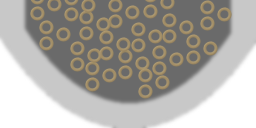
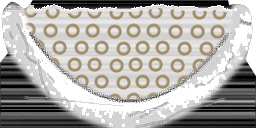
Two versions of the same layered image (w=256, h=128). Layer-by-layer changes:
removed layer "Pasted Layer copy #14" over [138, 68, 170, 99]
removed layer "Pasted Layer copy #13" over [131, 22, 163, 53]
removed layer "Pasted Layer copy #12" over [30, 0, 62, 21]
removed layer "Pasted Layer copy #11" over [64, 0, 96, 22]
removed layer "Pasted Layer copy #10" over [143, 0, 175, 19]
removed layer "Pasted Layer copy #9" over [99, 30, 131, 61]
removed layer "Pasted Layer copy #8" over [200, 0, 232, 31]
removed layer "Pasted Layer copy #7" over [79, 10, 111, 41]
removed layer "Pasted Layer copy #6" over [70, 41, 102, 72]
removed layer "Pasted Layer copy #5" over [162, 13, 194, 44]
removed layer "Pasted Layer copy #4" over [108, 0, 140, 29]
removed layer "Pasted Layer copy #3" over [152, 45, 184, 76]
removed layer "Pasted Layer copy #2" over [39, 20, 71, 51]
removed layer "Pasted Layer copy #1" over [186, 34, 218, 65]
removed layer "Pasted Layer copy" over [85, 61, 117, 92]
removed layer "Pasted Layer" over [118, 49, 150, 80]
added layer "cereal" above "shell_details" over [3, 7, 238, 105]
added layer "shell_details" above "shell" over [1, 1, 253, 128]
renamed "Background" to "shell", painted on it over [0, 0, 256, 128]
added layer "ripples" (soft light) above "inside" over [0, 0, 256, 128]
added layer "inside" over [9, 3, 253, 119]
